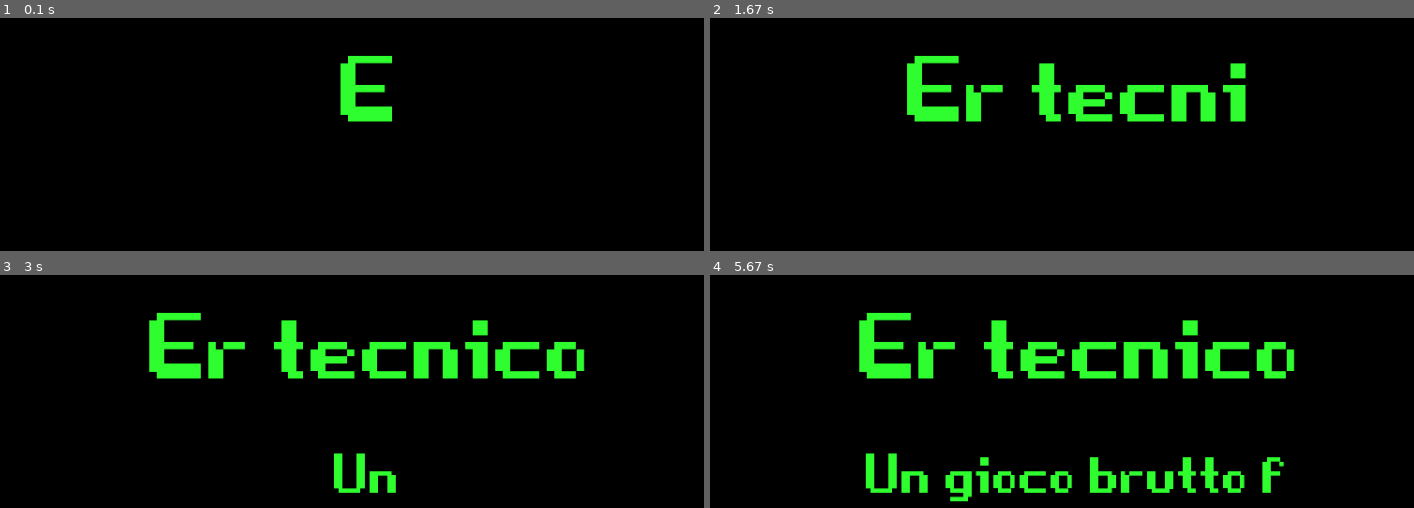
Above: before the commit, frames 1-4 (two rows, left to right).
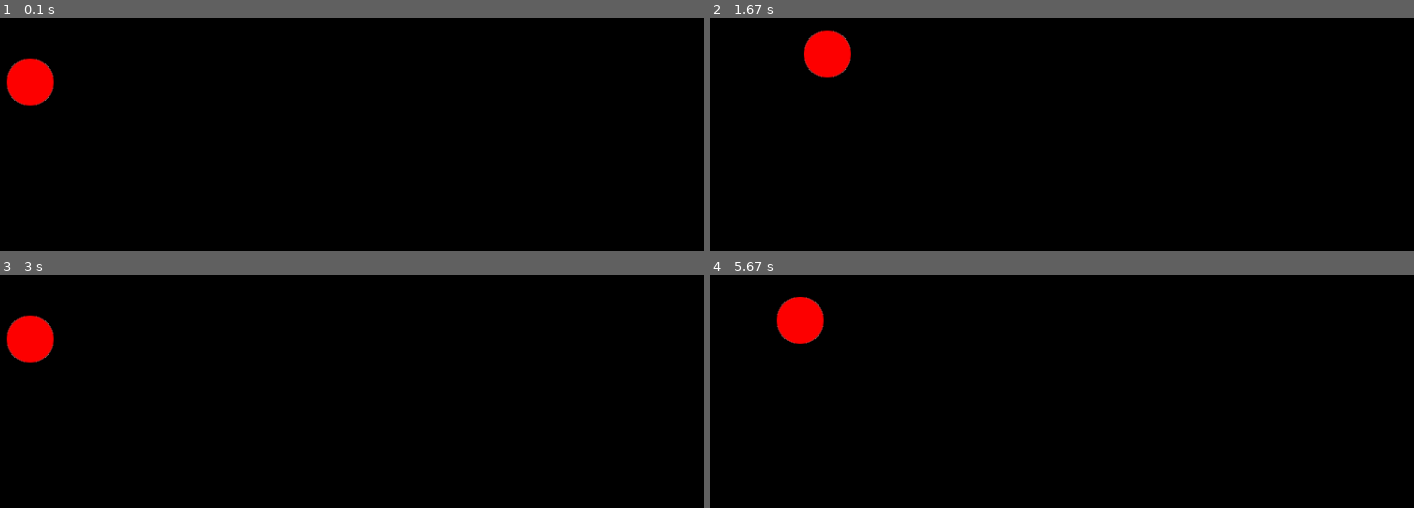
Above: after the commit, the same moments.

Repository: zThundy/pygame-jam
Game: pygame game, started from main.py
Same seed, same stepped clock (60 frames per second), same inputs: the game is played once before the commit and once after it.
Inputs:
- Up to frame 1 (0.1 s): no input
- Up to frame 2 (1.67 s): hold Right 0.33-0.8 s; hold Up 0.83-1.13 s; hold Right 1.17-1.63 s
- Up to frame 3 (3 s): hold Left 1.67-2.2 s; hold Down 2.23-2.53 s; hold Left 2.57-2.97 s
- Up to frame 4 (5.67 s): hold Up 3-3.37 s; hold Right 3.4-4.03 s; hold Down 4.07-4.43 s; hold Left 4.47-4.93 s; hold Right 4.97-5.43 s; hold Up from 5.47 s (still down)

The runs differ from the first frame. In frame 1, 2.4% of the frame differs, in the area x 0-56%, y 15-45%; in frame 2, 6.0%; in frame 3, 7.9%; in frame 4, 11%, in the area x 9-84%, y 9-98%.

Commit message:
created game structure

Diff:
--- a/main.py
+++ b/main.py
@@ -2,6 +2,7 @@
 from pygame.locals import *
 
 from player import Player
+from events import *
 
 size = width, height = 960, 540
 GAME_NAME = "Er tecnico"
@@ -21,12 +22,8 @@
         SCREEN.fill((0, 0, 0))
         display_splash_screen += 1
 
-        for event in pygame.event.get():
-            # questo controllo dell'evento serve a terminare il
-            # programma se l'utente preme la X di windows
-            if event.type == QUIT:
-                pygame.quit()
-                sys.exit()
+        # check events.py to see the executed code
+        checkForQuitEvent()
 
         if display_splash_screen % random.randint(10, 30) == 1:
             if len(first_string) != len(GAME_NAME):
@@ -59,7 +56,19 @@
 
 def showTitleScreen():
     player = Player()
-    print(player)
+    while True:
+        SCREEN.fill((0, 0, 0))
+        # check events.py to see the executed code
+        new_position = checkForQuitEvent()
+        player.setPosition(new_position[0], new_position[1])
+
+        # draw entity on screen
+        SCREEN.blit(player.getCurrentSprite(), player.getPosition())
+
+        # update display
+        pygame.display.update()
+        # wait for 10 seconds
+        pygame.time.delay(10)
 
 
 def main():
@@ -79,7 +88,7 @@
     FONT = pygame.font.Font("./fonts/game_over.ttf", 200)
 
     # show splash screen png
-    showSplashScreen()
+    # showSplashScreen()
 
     # show title screen after splash screen
     showTitleScreen()
